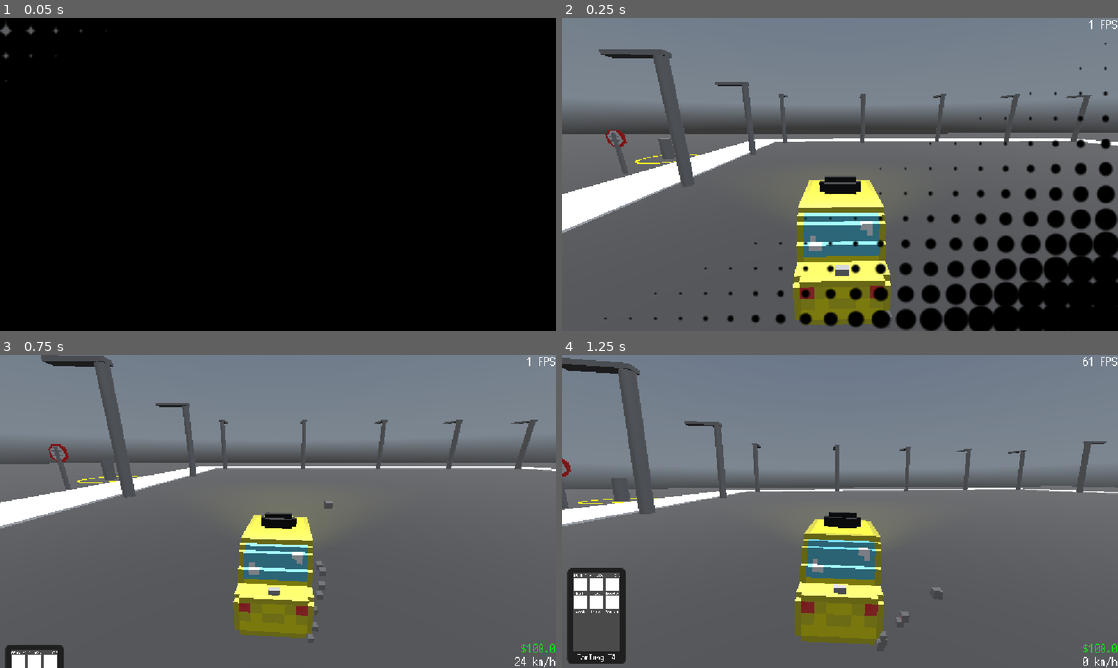
Above: before the commit, frames 1-4 (two rows, left to right).
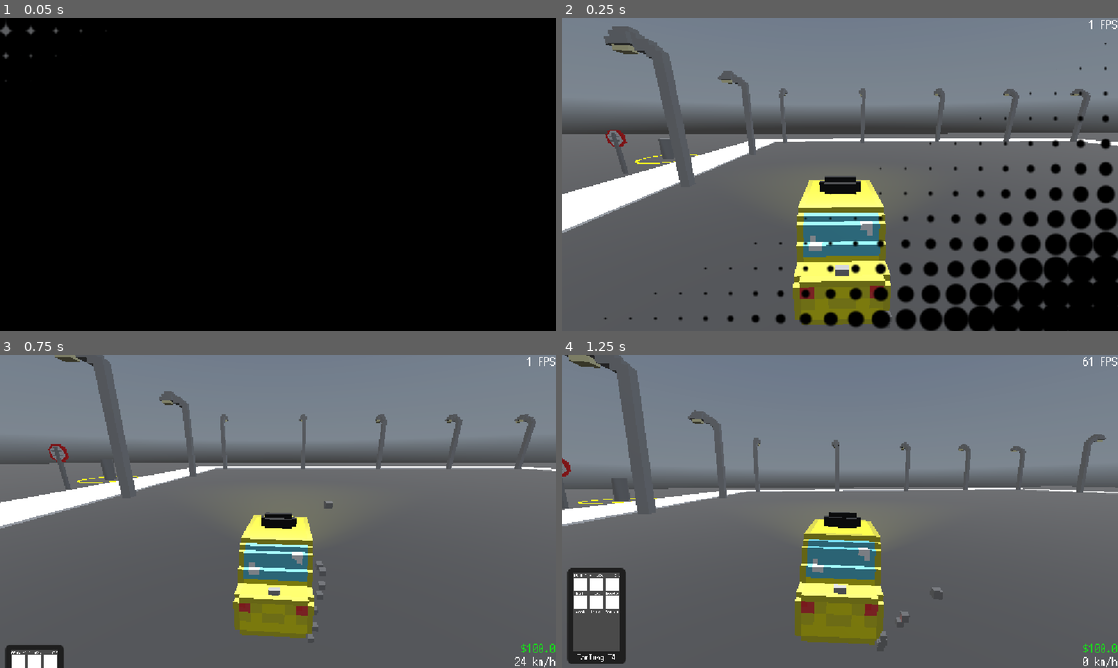
Above: after the commit, the same moments.

Repository: RafaeloxMC/super-taxi-sim
Game: Godot game, scene res://scenes/map/world.tscn
Two runs of this game, one before a commit and one after it. Both use one fixed random seed, a clock stepped at 60 frames per second and the inputs below. This scene is started directly instead of the project's main scene. A sky picture missing from this copy of the repository is replaced by a grey-blue gradient.
Inputs (mouse positions are in pixels of both pictures, inside the frame that each line leads up to):
- Up to frame 1 (0.05 s): no input
- Up to frame 2 (0.25 s): no input
- Up to frame 3 (0.75 s): tap Enter at 0.5 s; move the mouse to (400, 495) at 0.52 s; hold D (steer_right) from 0.53 s (still down); tap Q (phone) at 0.6 s; click (400, 495) at 0.67 s
- Up to frame 4 (1.25 s): keep holding D (steer_right)

Frame 1 is identical in both runs. In frame 2, 1.3% of the frame differs, in the area x 6-96%, y 2-53%; in frame 3, 0.9%; in frame 4, 1.2%.

Commit message:
Add new street lamp model

Diff:
--- a/scenes/map/street_lamp.tscn
+++ b/scenes/map/street_lamp.tscn
@@ -1,21 +1,16 @@
-[gd_scene load_steps=2 format=3 uid="uid://cq6bggfebbami"]
+[gd_scene load_steps=3 format=3 uid="uid://cq6bggfebbami"]
 
 [ext_resource type="Script" uid="uid://c0hwvlxv6jabj" path="res://scripts/world/street_lamp.gd" id="1_i31hr"]
+[ext_resource type="PackedScene" uid="uid://btqr5bbym8hgn" path="res://assets/models/street_lamp.gltf" id="2_uli3y"]
 
 [node name="StreetLamp" type="Node3D"]
 script = ExtResource("1_i31hr")
 
-[node name="CSGCylinder3D" type="CSGCylinder3D" parent="."]
-transform = Transform3D(1, 0, 0, 0, 1, 0, 0, 0, 1, 0, 4.5322266, 0)
-use_collision = true
-height = 11.064453
+[node name="Model" parent="." instance=ExtResource("2_uli3y")]
+transform = Transform3D(0.4, 0, 0, 0, 0.4, 0, 0, 0, 0.4, 0, 0, 1.6108518)
 
-[node name="CSGBox3D" type="CSGBox3D" parent="CSGCylinder3D"]
-transform = Transform3D(1, 0, 0, 0, 1, 0, 0, 0, 1, 0, 5.346344, 1.8272095)
-size = Vector3(1, 0.37512207, 4.654419)
-
-[node name="SpotLight3D" type="SpotLight3D" parent="CSGCylinder3D/CSGBox3D"]
-transform = Transform3D(1, 0, 0, 0, -4.371139e-08, 1, 0, -1, -4.371139e-08, 0, -0.21705246, 1.5971189)
+[node name="SpotLight3D" type="SpotLight3D" parent="Model"]
+transform = Transform3D(1, 0, 0, 0, -4.371139e-08, 1, 0, -1, -4.371139e-08, 0, 27.906687, 2.2922297)
 light_color = Color(1, 1, 0.25882354, 1)
 light_energy = 10.0
 light_indirect_energy = 10.0
--- a/scenes/map/world.tscn
+++ b/scenes/map/world.tscn
@@ -110,55 +110,55 @@
 [node name="Lamps" type="Node3D" parent="."]
 
 [node name="StreetLamp" parent="Lamps" instance=ExtResource("11_5kusv")]
-transform = Transform3D(1, 0, 0, 0, 1, 0, 0, 0, 1, -7.109619, 1.5152564, 45.89321)
+transform = Transform3D(1, 0, 0, 0, 1, 0, 0, 0, 1, -7.11, 0.3, 45.893)
 
 [node name="StreetLamp2" parent="Lamps" instance=ExtResource("11_5kusv")]
-transform = Transform3D(1, 0, 0, 0, 1, 0, 0, 0, 1, 11.833193, 1.5152564, 45.89321)
+transform = Transform3D(1, 0, 0, 0, 1, 0, 0, 0, 1, 11.833193, 0.3, 45.89321)
 
 [node name="StreetLamp3" parent="Lamps" instance=ExtResource("11_5kusv")]
-transform = Transform3D(1, 0, 0, 0, 1, 0, 0, 0, 1, -25.645296, 1.5152564, 45.89321)
+transform = Transform3D(1, 0, 0, 0, 1, 0, 0, 0, 1, -25.645296, 0.3, 45.89321)
 
 [node name="StreetLamp4" parent="Lamps" instance=ExtResource("11_5kusv")]
-transform = Transform3D(1, 0, 0, 0, 1, 0, 0, 0, 1, -43.07625, 1.5152564, 45.89321)
+transform = Transform3D(1, 0, 0, 0, 1, 0, 0, 0, 1, -43.07625, 0.3, 45.89321)
 
 [node name="StreetLamp5" parent="Lamps" instance=ExtResource("11_5kusv")]
-transform = Transform3D(1, 0, 0, 0, 1, 0, 0, 0, 1, -60.230316, 1.5152564, 45.89321)
+transform = Transform3D(1, 0, 0, 0, 1, 0, 0, 0, 1, -60.230316, 0.3, 45.89321)
 
 [node name="StreetLamp6" parent="Lamps" instance=ExtResource("11_5kusv")]
-transform = Transform3D(-1, 0, -8.742278e-08, 0, 1, 0, 8.742278e-08, 0, -1, -7.109619, 1.5152564, -20.52594)
+transform = Transform3D(-1, 0, -8.742278e-08, 0, 1, 0, 8.742278e-08, 0, -1, -7.109619, 0.3, -20.52594)
 
 [node name="StreetLamp7" parent="Lamps" instance=ExtResource("11_5kusv")]
-transform = Transform3D(-1, 0, -8.742278e-08, 0, 1, 0, 8.742278e-08, 0, -1, 11.833193, 1.5152564, -20.52594)
+transform = Transform3D(-1, 0, -8.742278e-08, 0, 1, 0, 8.742278e-08, 0, -1, 11.833193, 0.3, -20.52594)
 
 [node name="StreetLamp8" parent="Lamps" instance=ExtResource("11_5kusv")]
-transform = Transform3D(-1, 0, -8.742278e-08, 0, 1, 0, 8.742278e-08, 0, -1, -25.645296, 1.5152564, -20.52594)
+transform = Transform3D(-1, 0, -8.742278e-08, 0, 1, 0, 8.742278e-08, 0, -1, -25.645296, 0.3, -20.52594)
 
 [node name="StreetLamp9" parent="Lamps" instance=ExtResource("11_5kusv")]
-transform = Transform3D(-1, 0, -8.742278e-08, 0, 1, 0, 8.742278e-08, 0, -1, -43.07625, 1.5152564, -20.52594)
+transform = Transform3D(-1, 0, -8.742278e-08, 0, 1, 0, 8.742278e-08, 0, -1, -43.07625, 0.3, -20.52594)
 
 [node name="StreetLamp10" parent="Lamps" instance=ExtResource("11_5kusv")]
-transform = Transform3D(-1, 0, -8.742278e-08, 0, 1, 0, 8.742278e-08, 0, -1, -58.256374, 1.5152564, -20.52594)
+transform = Transform3D(-1, 0, -8.742278e-08, 0, 1, 0, 8.742278e-08, 0, -1, -58.256374, 0.3, -20.52594)
 
 [node name="StreetLamp11" parent="Lamps" instance=ExtResource("11_5kusv")]
-transform = Transform3D(-4.371139e-08, 0, -1, 0, 1, 0, 1, 0, -4.371139e-08, -60.20303, 1.5152564, -16.172916)
+transform = Transform3D(-4.371139e-08, 0, -1, 0, 1, 0, 1, 0, -4.371139e-08, -60.20303, 0.3, -16.172916)
 
 [node name="StreetLamp12" parent="Lamps" instance=ExtResource("11_5kusv")]
-transform = Transform3D(-4.371139e-08, 0, -1, 0, 1, 0, 1, 0, -4.371139e-08, -60.20303, 1.5152564, 0.39247322)
+transform = Transform3D(-4.371139e-08, 0, -1, 0, 1, 0, 1, 0, -4.371139e-08, -60.20303, 0.3, 0.39247322)
 
 [node name="StreetLamp13" parent="Lamps" instance=ExtResource("11_5kusv")]
-transform = Transform3D(-4.371139e-08, 0, -1, 0, 1, 0, 1, 0, -4.371139e-08, -60.20303, 1.5152564, 16.776602)
+transform = Transform3D(-4.371139e-08, 0, -1, 0, 1, 0, 1, 0, -4.371139e-08, -60.20303, 0.3, 16.776602)
 
 [node name="StreetLamp14" parent="Lamps" instance=ExtResource("11_5kusv")]
-transform = Transform3D(-4.371139e-08, 0, -1, 0, 1, 0, 1, 0, -4.371139e-08, -60.20303, 1.5152564, 32.21723)
+transform = Transform3D(-4.371139e-08, 0, -1, 0, 1, 0, 1, 0, -4.371139e-08, -60.20303, 0.3, 32.21723)
 
 [node name="StreetLamp16" parent="Lamps" instance=ExtResource("11_5kusv")]
-transform = Transform3D(-4.371139e-08, 0, 1, 0, 1, 0, -1, 0, -4.371139e-08, 13.139553, 1.5152564, -2.5453186)
+transform = Transform3D(-4.371139e-08, 0, 1, 0, 1, 0, -1, 0, -4.371139e-08, 13.139553, 0.3, -2.5453186)
 
 [node name="StreetLamp17" parent="Lamps" instance=ExtResource("11_5kusv")]
-transform = Transform3D(-4.371139e-08, 0, 1, 0, 1, 0, -1, 0, -4.371139e-08, 13.139553, 1.5152564, 13.83881)
+transform = Transform3D(-4.371139e-08, 0, 1, 0, 1, 0, -1, 0, -4.371139e-08, 13.139553, 0.3, 13.83881)
 
 [node name="StreetLamp18" parent="Lamps" instance=ExtResource("11_5kusv")]
-transform = Transform3D(-4.371139e-08, 0, 1, 0, 1, 0, -1, 0, -4.371139e-08, 13.139553, 1.5152564, 29.27944)
+transform = Transform3D(-4.371139e-08, 0, 1, 0, 1, 0, -1, 0, -4.371139e-08, 13.139553, 0.3, 29.27944)
 
 [node name="Camera3D" type="Camera3D" parent="." node_paths=PackedStringArray("target")]
 transform = Transform3D(-1, 0, -8.742278e-08, 0, 1, 0, 8.742278e-08, 0, -1, 0, 9.123532, 0)
--- a/scripts/world/street_lamp.gd
+++ b/scripts/world/street_lamp.gd
@@ -1,6 +1,6 @@
 extends Node3D
 
-@onready var spot_light_3d: SpotLight3D = $CSGCylinder3D/CSGBox3D/SpotLight3D
+@onready var spot_light_3d: SpotLight3D = $Model/SpotLight3D
 
 func _process(_delta: float) -> void:
 	spot_light_3d.visible = false if GameManager.time >= 30000 && GameManager.time <= 60000 else true
Not shown, added: assets/models/street_lamp.gltf
Not shown, added: assets/models/street_lamp.gltf.import
